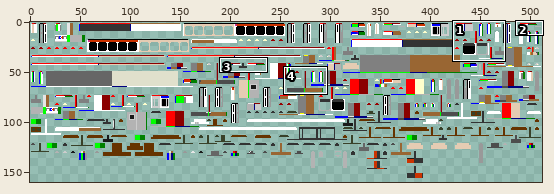
Edited in one commit: sprite sheet (src/main/resources/assets/tramsim/textures/trams/kawasaki_white.png). Above, an overview of the earlier version with the close-up marked.
Close-up. First the earlier version:
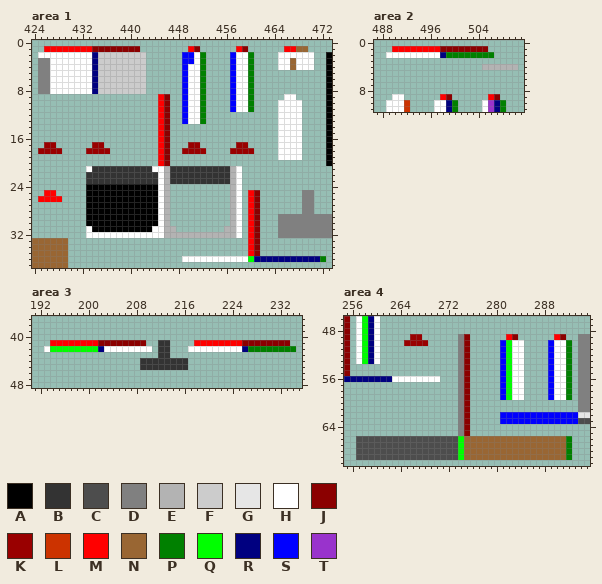
The file is 512x256 pixels. Shown: area 1: x 424..473, y 0..37; area 2: x 487..511, y 0..11; area 3: x 191..235, y 37..48; area 4: x 255..295, y 46..70. The wide view leaves out empty margins. The commit also changed other parts of the picture, which this record leaves out.
Palette (. is transparent): A #000000  B #333333  C #4d4d4d  D #808080  E #b3b3b3  F #cccccc  G #e6e6e6  H #ffffff  J #8b0000  K #990000  L #cc3300  M #ff0000  N #996633  P #008000  Q #00ff00  R #000080  S #0000ff  T #9933cc
Pixels before, area 1, first column x 424:
 1 ..MMMMMMMMJJJJJJJJ........MJ......MJ......MMNN....
 2 .HHHHHHHHHRFFFFFFFF......SSHP....SHHP....HHHHHH..A
 3 .DDHHHHHHHRFFFFFFFF......SSHP....SHHP....HHNHHH..A
 4 .DDHHHHHHHRFFFFFFFF......SHHP....SHHP....HHNHHH..A
 5 .DDHHHHHHHRFFFFFFFF......SHHP....SHHP............A
 6 .DDHHHHHHHRFFFFFFFF......SHHP....SHHP............A
 7 .DDHHHHHHHRFFFFFFFF......SHHP....SHHP............A
 8 .DDHHHHHHHRFFFFFFFF......SHHP....SHHP............A
 9 .....................MJ..SHHP....SHHP.....HH.....A
10 .....................MJ..SHHP....SHHP....HHHH....A
11 .....................MJ..SHHP....SHHP....HHHH....A
12 .....................MJ..SHHP............HHHH....A
13 .....................MJ..SHHP............HHHH....A
14 .....................MJ..................HHHH....A
15 .....................MJ..................HHHH....A
16 .....................MJ..................HHHH....A
17 ..KK......KK.........MJ...KK......KK.....HHHH....A
18 .KKKK....KKKK........MJ..KKKK....KKKK....HHHH....A
19 .....................MJ..................HHHH....A
20 .....................MJ..........................A
21 .........HBBBBBBBBBBHHEBBBBBBBBBBEH...............
22 .........BBBBBBBBBBBBHEBBBBBBBBBBEH...............
23 .........BBBBBBBBBBBBHEBBBBBBBBBBEH...............
24 .........AAAAAAAAAAAAHE..........EH...............
25 ..MM.....AAAAAAAAAAAAHE..........EH.MJ.......DD...
26 .MMMM....AAAAAAAAAAAAHE..........EH.MJ.......DD...
27 .........AAAAAAAAAAAAHE..........EH.MJ.......DD...
28 .........AAAAAAAAAAAAHE..........EH.MJ.......DD...
29 .........AAAAAAAAAAAAHE..........EH.MJ...DDDDDDDDD
30 .........AAAAAAAAAAAAHE..........EH.MJ...DDDDDDDDD
31 .........HAAAAAAAAAAHHEE........EEH.MJ...DDDDDDDDD
32 .........HHHHHHHHHHHHHEEEEEEEEEEEEH.MJ...DDDDDDDDD
33 NNNNNN..............................MJ............
34 NNNNNN..............................MJ............
35 NNNNNN..............................MJ............
36 NNNNNN...................HHHHHHHHHHHQRRRRRRRRRRRP.
37 NNNNNN............................................
Pixels before, area 2, first column x 489:
 1 .MMMMMMMMJJJJJJJJ.....
 2 HHHHHHHHHRPPPPPPPP....
 3 ......................
 4 ................EEEEEE
 5 ......................
 6 ......................
 7 ......................
 8 ......................
 9 .HH......MJ......MJ...
10 HHHL....HHRP....HTRP..
11 HHHL....HHRP....HTRP..
Pixels before, area 3, first column x 193:
41 .MMMMMMMMJJJJJJJJ..BB....MMMMMMMMJJJJJJJJ.
42 HQQQQQQQQRHHHHHHHH.BB...HHHHHHHHHRPPPPPPPP
43 ...................BB.....................
44 ................BBBBBBBB..................
45 ................BBBBBBBB..................
Pixels before, area 4, first column x 255:
46 J.HQRH...................................
47 J.HQRH...................................
48 J.HQRH...................................
49 J.HQRH.....KK......DJ......MJ......MJ..DD
50 J.HQRH....KKKK.....DJ.....SQHH....SHHP.DD
51 J.HQRH.............DJ.....SQHH....SHHP.DD
52 J.HQRH.............DJ.....SQHH....SHHP.DD
53 J.HQRH.............DJ.....SQHH....SHHP.DD
54 J..................DJ.....SQHH....SHHP.DD
55 J..................DJ.....SQHH....SHHP.DD
56 RRRRRRRRHHHHHHHH...DJ.....SQHH....SHHP.DD
57 ...................DJ.....SQHH....SHHP.DD
58 ...................DJ.....SQHH....SHHP.DD
59 ...................DJ.....SQHH....SHHP.DD
60 ...................DJ..................DD
61 ...................DJ..................DD
62 ...................DJ.....SSSSSSSSSSSSSGG
63 ...................DJ.....SSSSSSSSSSSSSCC
64 ...................DJ....................
65 ...................DJ....................
66 ..CCCCCCCCCCCCCCCCCQNNNNNNNNNNNNNNNNNP...
67 ..CCCCCCCCCCCCCCCCCQNNNNNNNNNNNNNNNNNP...
68 ..CCCCCCCCCCCCCCCCCQNNNNNNNNNNNNNNNNNP...
69 ..CCCCCCCCCCCCCCCCCQNNNNNNNNNNNNNNNNNP...
The same view after the edit:
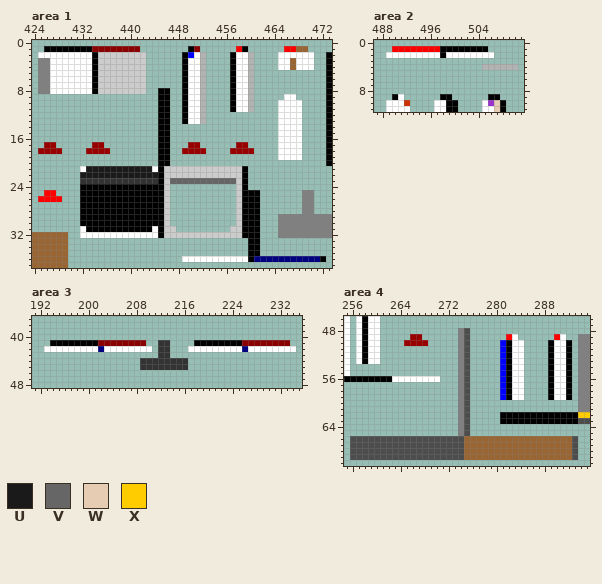
Colours new in this view: U #1a1a1a  V #666666  W #e5ccb3  X #ffcc00
The edit:
Changed rows in their new state; - is an unchanged pixel.
Area 1:
first column x 424:
 1 --AAAAAAAA----------------A--------A-------------
 2 ----------A--------------A--E----A--E------------
 3 ----------A--------------AH-E----A--E------------
 4 ----------A--------------A--E----A--E------------
 5 ----------A--------------A--E----A--E------------
 6 ----------A--------------A--E----A--E------------
 7 ----------A--------------A--E----A--E------------
 8 ----------A----------AA--A--E----A--E------------
 9 ---------------------AA--A--E----A--E------------
10 ---------------------AA--A--E----A--E------------
11 ---------------------AA--A--E----A--E------------
12 ---------------------AA--A--E--------------------
13 ---------------------AA--A--E--------------------
14 ---------------------AA--------------------------
15 ---------------------AA--------------------------
16 ---------------------AA--------------------------
17 ---------------------AA--------------------------
18 ---------------------AA--------------------------
19 ---------------------AA--------------------------
20 ---------------------AA--------------------------
21 --------HUUUUUUUUUUU-AFFFFFFFFFFFFFA-------------
22 --------UUUUUUUUUUUUUAFFFFFFFFFFFFFA-------------
23 --------B------------AFVVVVVVVVVVVFA-------------
24 --------A------------AF----------.FA-------------
25 --------A------------AF----------.FAAA-----------
26 --------A------------AF----------.FAAA-----------
27 --------A------------AF----------.FAAA-----------
28 --------A------------AF----------.FAAA-----------
29 --------A------------AF----------.FAAA-----------
30 --------A------------AF----------.FAAA-----------
31 --------HA-----------AFF--------.FFAAA-----------
32 NNNNNN--H------------AFFFFFFFFFFFFFAAA-----------
33 ------------------------------------AA-----------
34 ------------------------------------AA-----------
35 ------------------------------------AA-----------
36 ------------------------------------A-----------A
Area 2:
first column x 498:
 1 AAAAAAAA-
 2 AHHHHHHHH
first column x 490:
 9 A-------AA------AA-
10 ---------AA------WA
11 --H------AA-----HWA
Area 3:
first column x 194:
41 AAAAAAAA----------------AAAAAAAA---------
42 HHHHHHHH-------------------------HHHHHHHH
Area 4:
first column x 255:
46 H--AH------------------------------------
47 H--AH------------------------------------
48 H--AH--------------DC--------------------
49 H--AH---------------C-------H-------H----
50 H--AH---------------C------A------A--A---
51 H--AH---------------C------A------A--A---
52 H--AH---------------C------A------A--A---
53 H--AH---------------C------A------A--A---
54 H-------------------C------A------A--A---
55 H-------------------C------A------A--A---
56 AAAAAAAA------------C------A------A--A---
57 --------------------C------A------A--A---
58 --------------------C------A------A--A---
59 --------------------C------A------A--A---
60 --------------------C--------------------
61 --------------------C--------------------
62 --------------------C-----AAAAAAAAAAAAAXX
63 --------------------C-----AAAAAAAAAAAAA--
64 --------------------C--------------------
65 --------------------C--------------------
66 -C-----------------C-----------------NC--
67 -C-----------------C-----------------NC--
68 -C-----------------C-----------------NC--
69 -C-----------------C-----------------NC--
